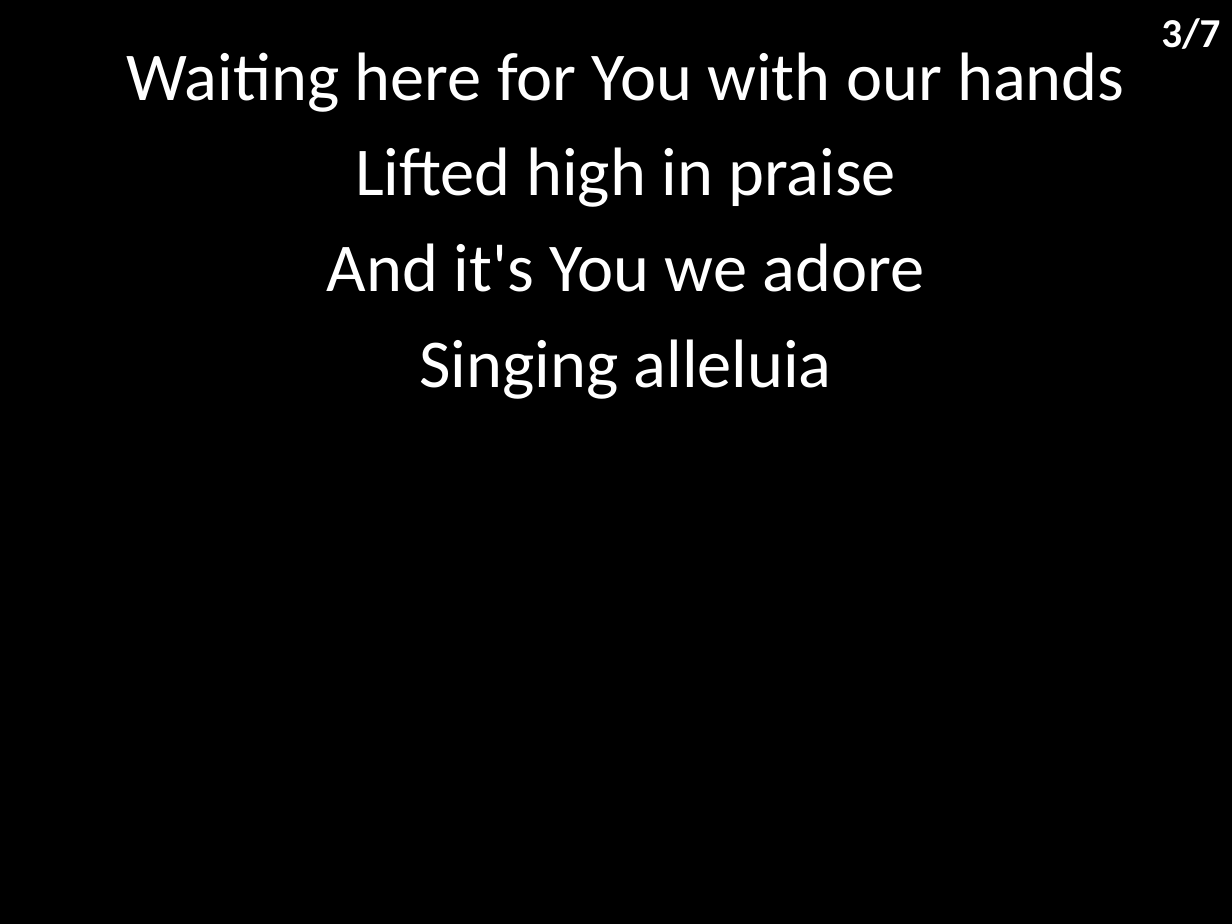
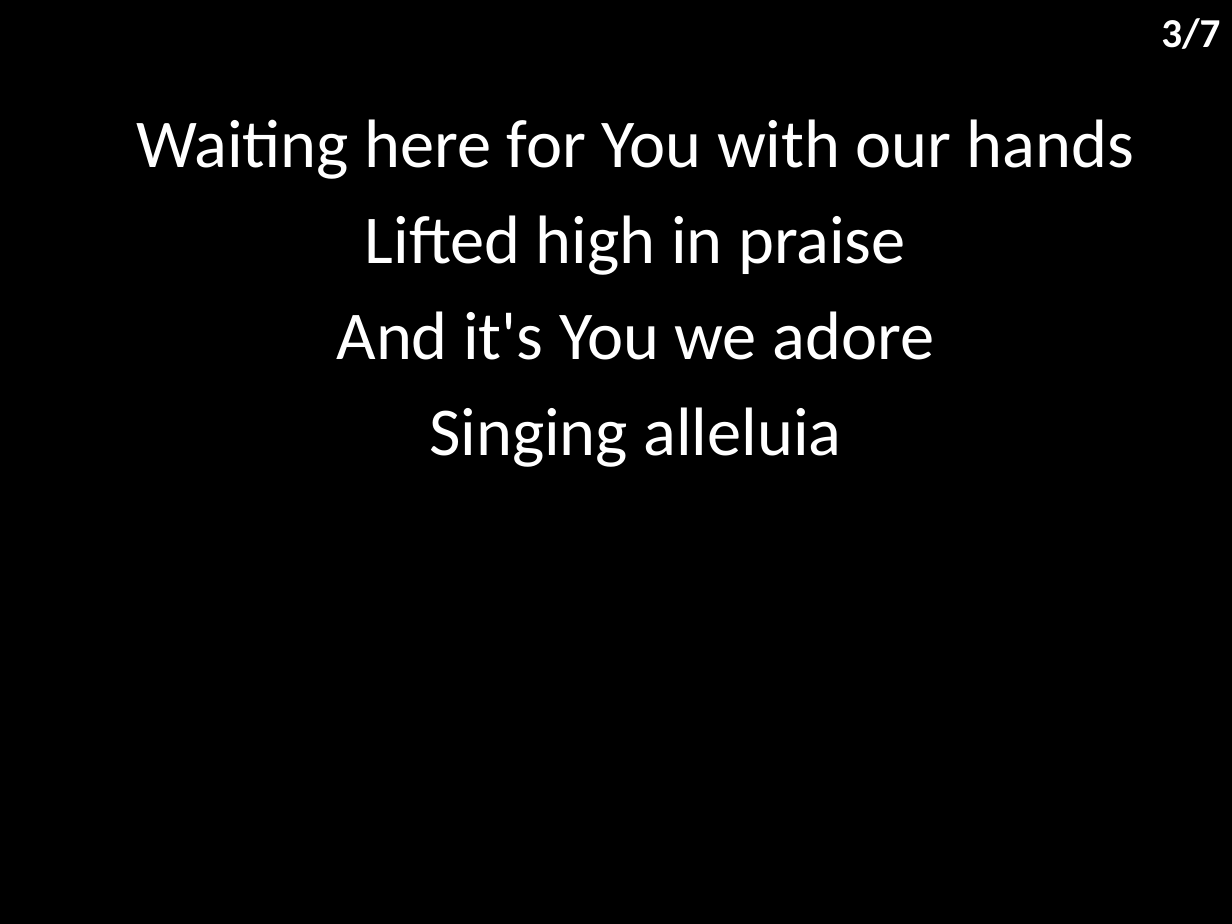
Before and after one commit to hoo-are-ya/worship, a slide deck: slide 4 of docs/songs/waiting here for you.pptx. Drawn at 1232x924 pixels with LibreOffice and Linux fonts; fonts in the diff are those of the drawing. Boxes give left, top, right and bottom in pixels: in the first picture for what was removed or moved away, otherwise in the second. Text is boxed around its words. In the diff, an @@ line names an element or a change of style, - is before the commit and + after.

```diff
--- a/docs/songs/waiting here for you.pptx
+++ b/docs/songs/waiting here for you.pptx
@@ subtitle "Waiting here for You with ...": place and size @@
-subtitle "Waiting here for You with ..." at [126, 52, 1124, 399]
+subtitle "Waiting here for You with ..." at [136, 119, 1134, 467]
```
Also in this commit, not shown: 6 other slides changed, 8 other files.
